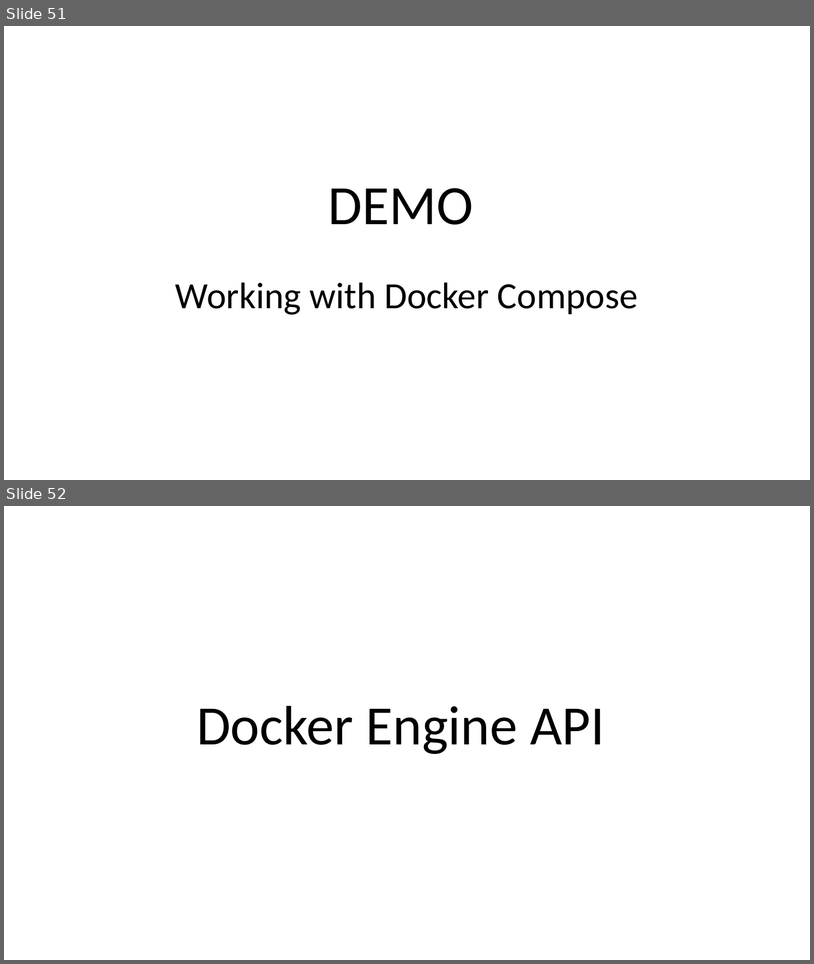
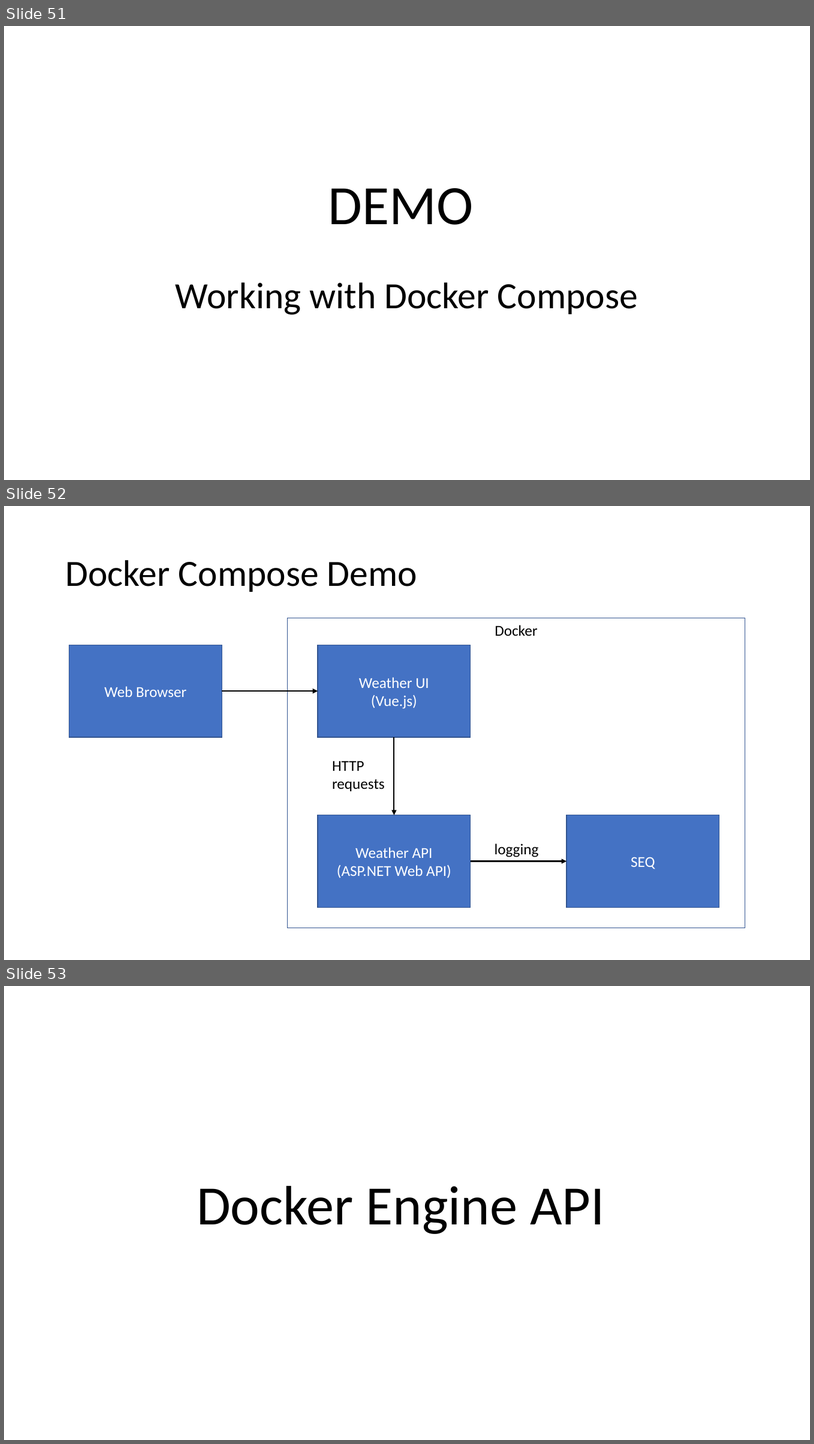
Before and after one commit to aljazsim/docker-masterclass-examples, a slide deck: Docker Masterclass.pptx. Shown one above the other, each under a label of ours: slides 51 and 52 before the commit, slides 51, 52 and 53 after it. The pictures are 814x964 and 814x1444 pixels, drawn with LibreOffice and Linux fonts; fonts in the diff are those of the drawing. Boxes give left, top, right and bottom in pixels: in the first picture for what was removed or moved away, otherwise in the second. Text is boxed around its words. In the diff, an @@ line names an element or a change of style, - is before the commit and + after.

```diff
--- a/Docker Masterclass.pptx
+++ b/Docker Masterclass.pptx
@@ slide 52 added at [4,506,810,960], background #FFFFFF @@
@@ title added at [65,560,417,592], 44 pt, text #000000 @@
+Docker Compose Demo
@@ group added at [69,618,746,928]: 5 rectangles, 3 arrows, 2 texts @@
+SEQ
+Weather API
+(ASP.NET Web API)
+Weather UI
+(Vue.js)
+logging
+HTTP requests
+Docker
+Web Browser
@@ what was slide 52 is now slide 53 @@
```
Also in this commit, not shown: 5 slides changed, 1 other file.
